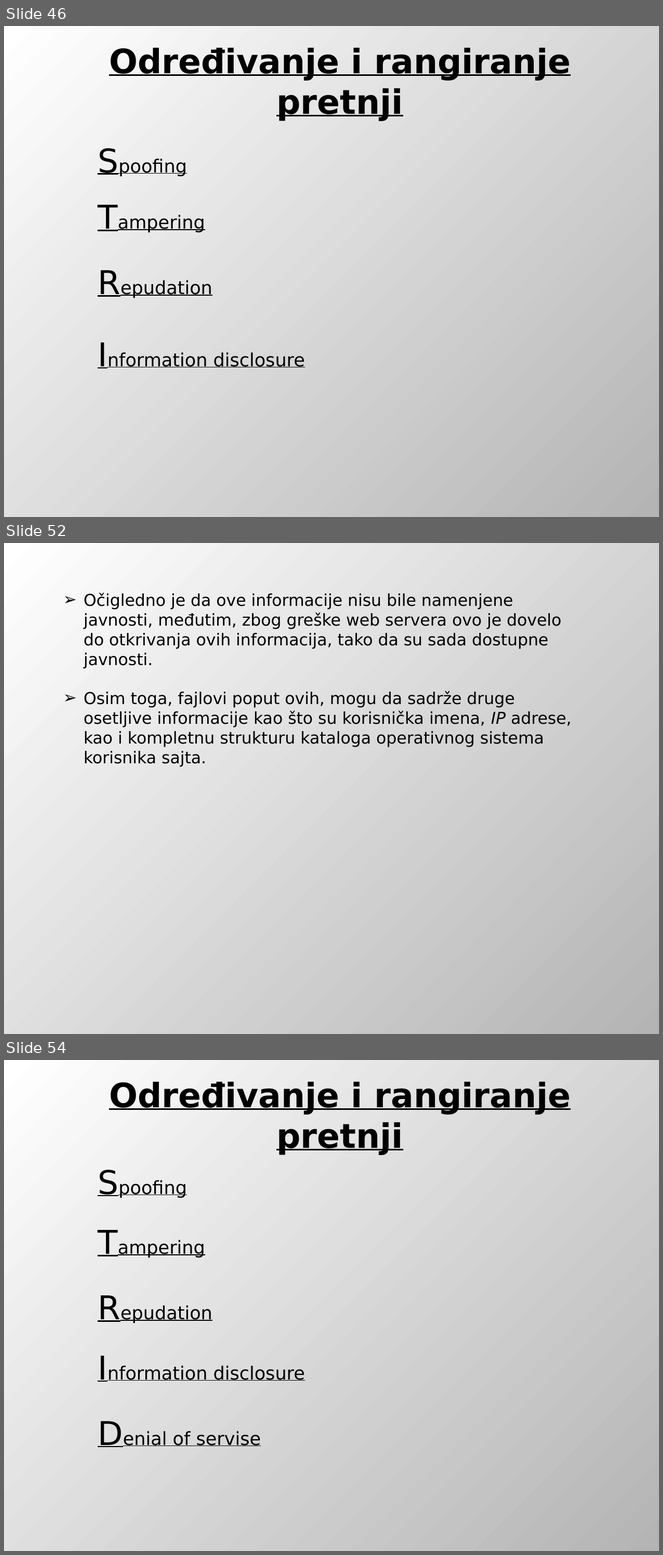
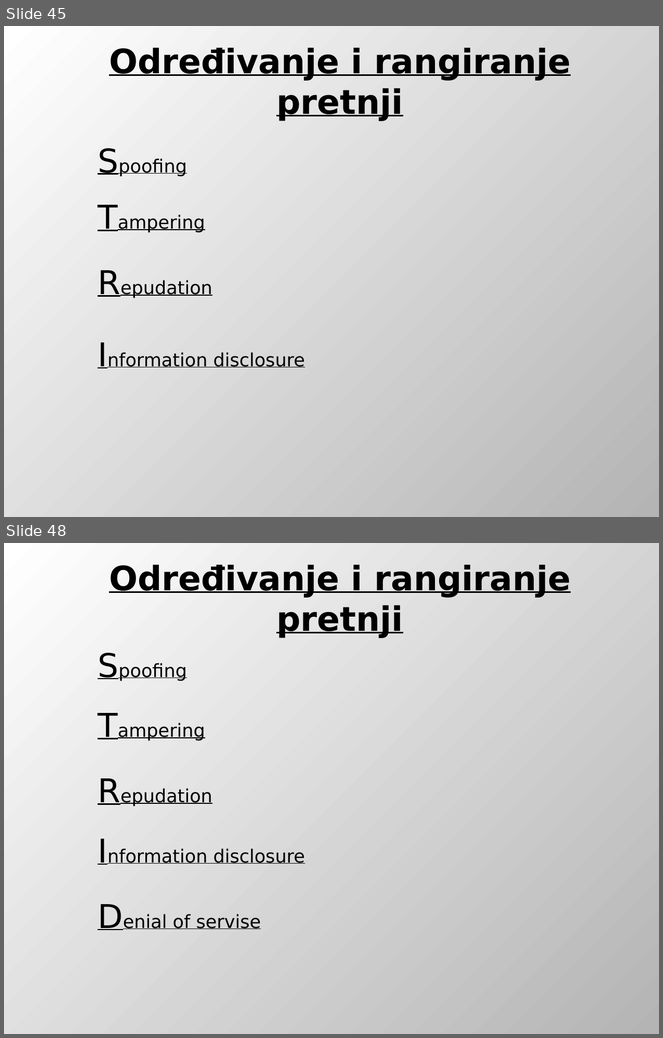
Before and after one commit to DejanUrosevic/XML-Projekat, a slide deck: Model Pretnji.pptx. Shown one above the other, each under a label of ours: slides 46, 52 and 54 before the commit, slides 45 and 48 after it; the slides between them are not shown. The pictures are 663x1555 and 663x1038 pixels, drawn with LibreOffice and Linux fonts; fonts in the diff are those of the drawing. Boxes give left, top, right and bottom in pixels: in the first picture for what was removed or moved away, otherwise in the second. Text is boxed around its words. In the diff, an @@ line names an element or a change of style, - is before the commit and + after.

```diff
--- a/Model Pretnji.pptx
+++ b/Model Pretnji.pptx
@@ slide 52 removed at [4,543,659,1034], background gradient #FFFFFF to #B4B4B4 @@
@@ text removed at [84,592,572,767] @@
-➢ Očigledno je da ove informacije nisu bile namenjene javnosti, međutim, zbog greške web servera ovo je dovelo do otkrivanja ovih informacija, tako da su sada dostupne javnosti.
-➢ Osim toga, fajlovi poput ovih, mogu da sadrže druge osetljive informacije kao što su korisnička imena, IP adrese, kao i kompletnu strukturu kataloga operativnog sistema korisnika sajta.
@@ what was slide 46 is now slide 45 @@
@@ what was slide 54 is now slide 48 @@
```
Also in this commit, not shown: 2 slides changed, 2 slides added, 7 other slides removed.
